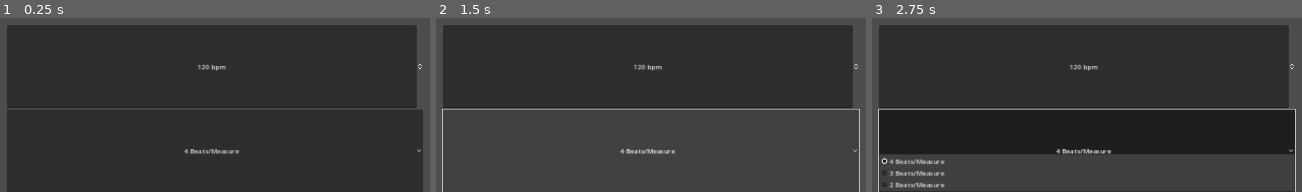
Above: before the commit, frames 1-3 (left to right).
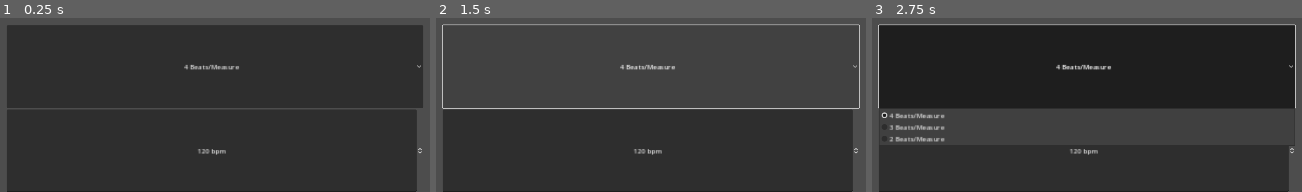
Above: after the commit, the same moments.

Repository: hackerkid27/virtual-conductor
Game: Godot game, scene res://scenes/ui.tscn
Same seed, same stepped clock (60 frames per second), same inputs: the game is played once before the commit and once after it. The project has no main scene, so this scene is started directly.
Inputs:
- Up to frame 1 (0.25 s): no input
- Up to frame 2 (1.5 s): click "4 Beats/Measure" at 0.5 s; click "4 Beats/Measure" at 1.25 s
- Up to frame 3 (2.75 s): click "4 Beats/Measure" at 2 s

The runs differ from the first frame. In frame 1, 1.8% of the frame differs, in the area x 42-99%, y 4-100%; in frame 2, 4.3%; in frame 3, 24%, in the area x 1-99%, y 3-100%.

Commit message:
Add functionality to ui.tscn

Diff:
--- a/scenes/four-beat-animation.tscn
+++ b/scenes/four-beat-animation.tscn
@@ -62,10 +62,10 @@
 metadata/_edit_group_ = true
 
 [node name="PathFollow2D" type="PathFollow2D" parent="Path2D"]
-position = Vector2(790.423, 1065.75)
-rotation = 0.407328
-progress = 2649.41
+position = Vector2(822.121, 1014.7)
+rotation = -2.85857
+progress = 3109.37
 
 [node name="Sprite2D" type="Sprite2D" parent="Path2D/PathFollow2D"]
-scale = Vector2(0.802962, 0.802962)
+scale = Vector2(0.36951, 0.36951)
 texture = ExtResource("2_dxb8t")
--- a/scenes/ui.tscn
+++ b/scenes/ui.tscn
@@ -1,4 +1,6 @@
-[gd_scene format=3 uid="uid://uj0qug0ucqql"]
+[gd_scene load_steps=2 format=3 uid="uid://uj0qug0ucqql"]
+
+[ext_resource type="Script" path="res://scripts/ui.gd" id="1_d4b2h"]
 
 [node name="ui" type="Control"]
 layout_mode = 3
@@ -7,6 +9,7 @@
 anchor_bottom = 1.0
 grow_horizontal = 2
 grow_vertical = 2
+script = ExtResource("1_d4b2h")
 
 [node name="VBoxContainer" type="VBoxContainer" parent="."]
 custom_minimum_size = Vector2(750, 250)
@@ -22,17 +25,7 @@
 grow_horizontal = 2
 grow_vertical = 0
 
-[node name="SpinBox" type="SpinBox" parent="VBoxContainer"]
-layout_mode = 2
-size_flags_vertical = 3
-min_value = 40.0
-max_value = 218.0
-value = 120.0
-rounded = true
-alignment = 1
-suffix = "bpm"
-
-[node name="OptionButton" type="OptionButton" parent="VBoxContainer"]
+[node name="BeatSelector" type="OptionButton" parent="VBoxContainer"]
 layout_mode = 2
 size_flags_vertical = 3
 alignment = 1
@@ -45,3 +38,13 @@
 popup/item_1/id = 1
 popup/item_2/text = "2 Beats/Measure"
 popup/item_2/id = 2
+
+[node name="TempoSpinBox" type="SpinBox" parent="VBoxContainer"]
+layout_mode = 2
+size_flags_vertical = 3
+min_value = 40.0
+max_value = 218.0
+value = 120.0
+rounded = true
+alignment = 1
+suffix = "bpm"
--- /dev/null
+++ b/scripts/ui.gd
@@ -0,0 +1,24 @@
+extends Control
+
+signal tempo_changed(new_tempo: int)
+signal beat_changed(beats_per_measure: int)
+
+@onready var tempo_spinbox: SpinBox = $VBoxContainer/TempoSpinBox
+@onready var beat_selector: OptionButton = $VBoxContainer/BeatSelector
+
+func _ready():
+	# Connect SpinBox signal for tempo
+	tempo_spinbox.value_changed.connect(_on_tempo_changed)
+
+	# Connect OptionButton signal for beat selection
+	beat_selector.item_selected.connect(_on_beat_selected)
+
+func _on_tempo_changed(new_value: float) -> void:
+	emit_signal("tempo_changed", int(new_value))
+
+func _on_beat_selected(index: int) -> void:
+	var item_text := beat_selector.get_item_text(index)
+
+	# Assuming item_text format is like "4 Beats/Measure"
+	var beat_count := int(item_text.left(1))  # Extract the first digit
+	emit_signal("beat_changed", beat_count)
